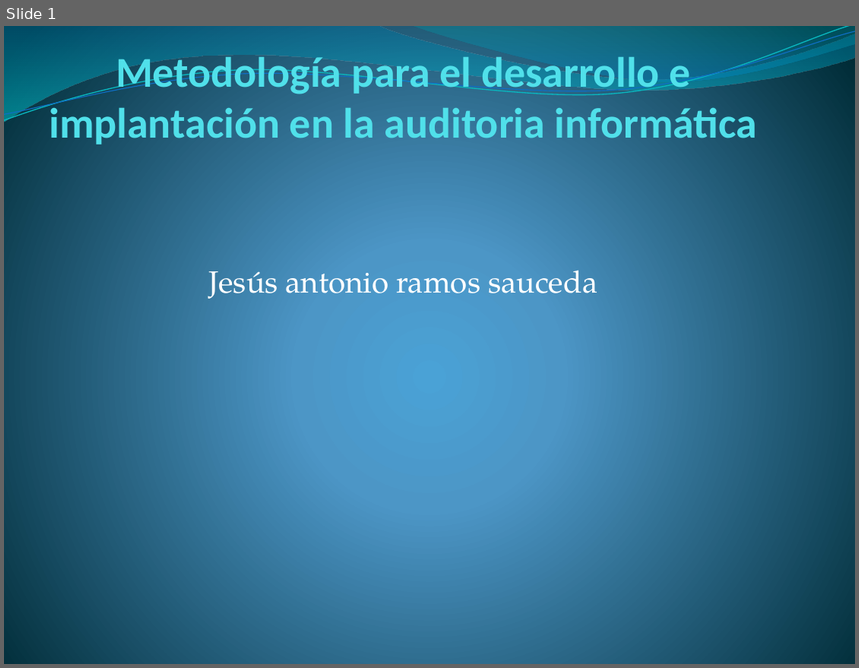
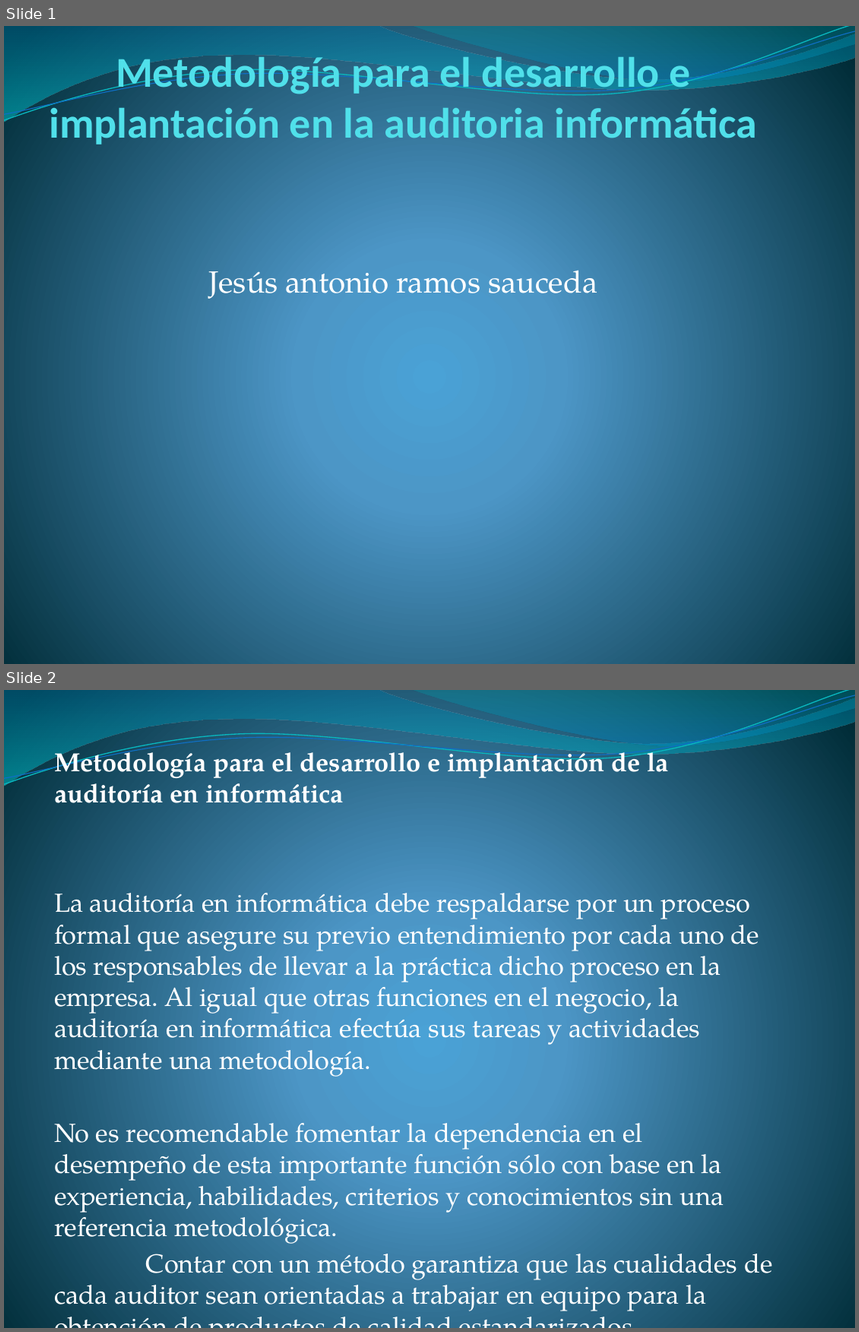
Before and after one commit to lc850/auditoria, a slide deck: Metodología para el desarrollo e implantación en la.pptx. Shown one above the other, each under a label of ours: slide 1 before the commit, slides 1 and 2 after it. The pictures are 859x668 and 859x1332 pixels, drawn with LibreOffice and Linux fonts; fonts in the diff are those of the drawing. Boxes give left, top, right and bottom in pixels: in the first picture for what was removed or moved away, otherwise in the second. Text is boxed around its words. In the diff, an @@ line names an element or a change of style, - is before the commit and + after.

```diff
--- a/Metodología para el desarrollo e implantación en la.pptx
+++ b/Metodología para el desarrollo e implantación en la.pptx
@@ slide 2 added at (x1=4, y1=690, x2=855, y2=1328), background gradient #4AA0D6 to #4C98C7 to #002C38; not listed: 4 template elements that a slide beside it also shows @@
@@ subtitle added at (x1=54, y1=743, x2=772, y2=1312), 22.1 pt, text #FFFFFF @@
+Metodología para el desarrollo e implantación de la auditoría en informática
+La auditoría en informática debe respaldarse por un proceso formal que asegure su previo entendimiento por cada uno de los responsables de llevar a la práctica dicho proceso en la empresa. Al igual que otras funciones en el negocio, la auditoría en informática efectúa sus tareas y actividades mediante una metodología.
+No es recomendable fomentar la dependencia en el desempeño de esta importante función sólo con base en la experiencia, habilidades, criterios y conocimientos sin una referencia metodológica.
+Contar con un método garantiza que las cualidades de cada auditor sean orientadas a trabajar en equipo para la obtención de productos de calidad estandarizados.
```
Also in this commit, not shown: 2 other slides added.
